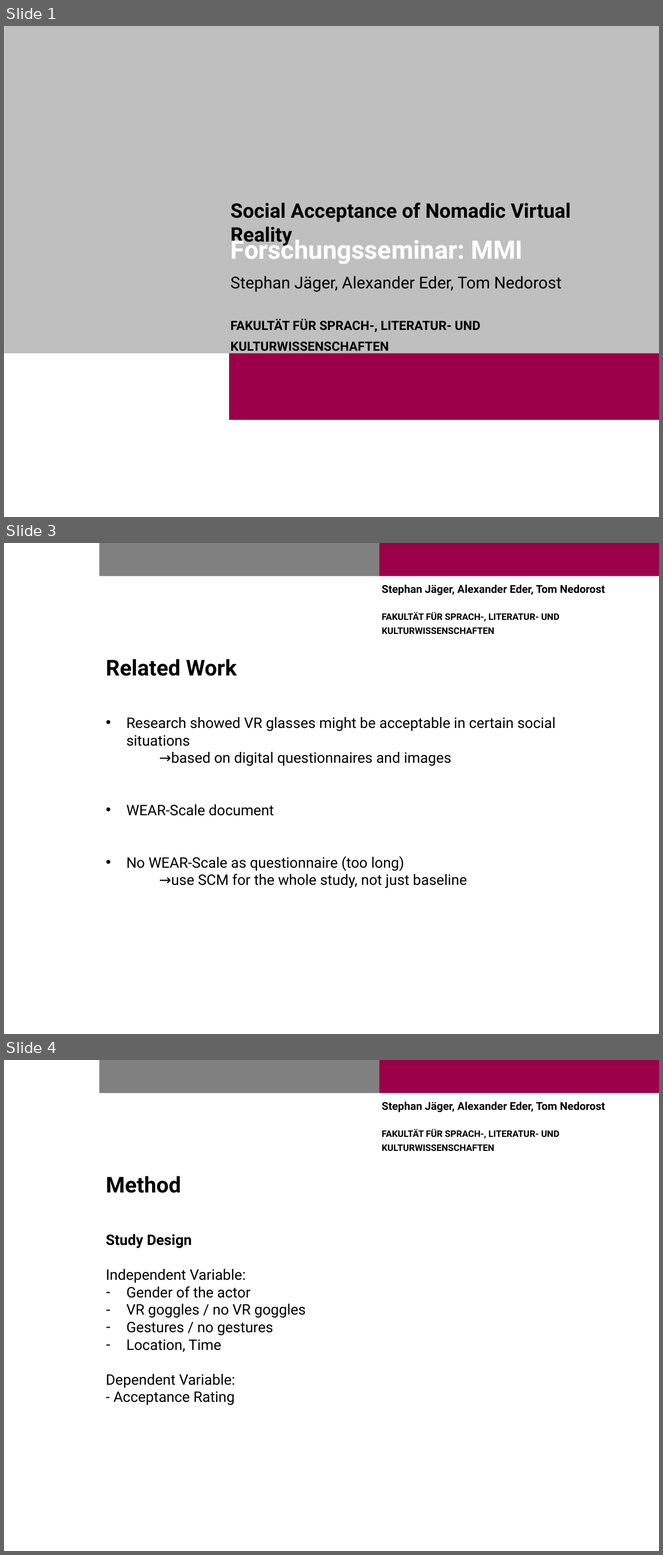
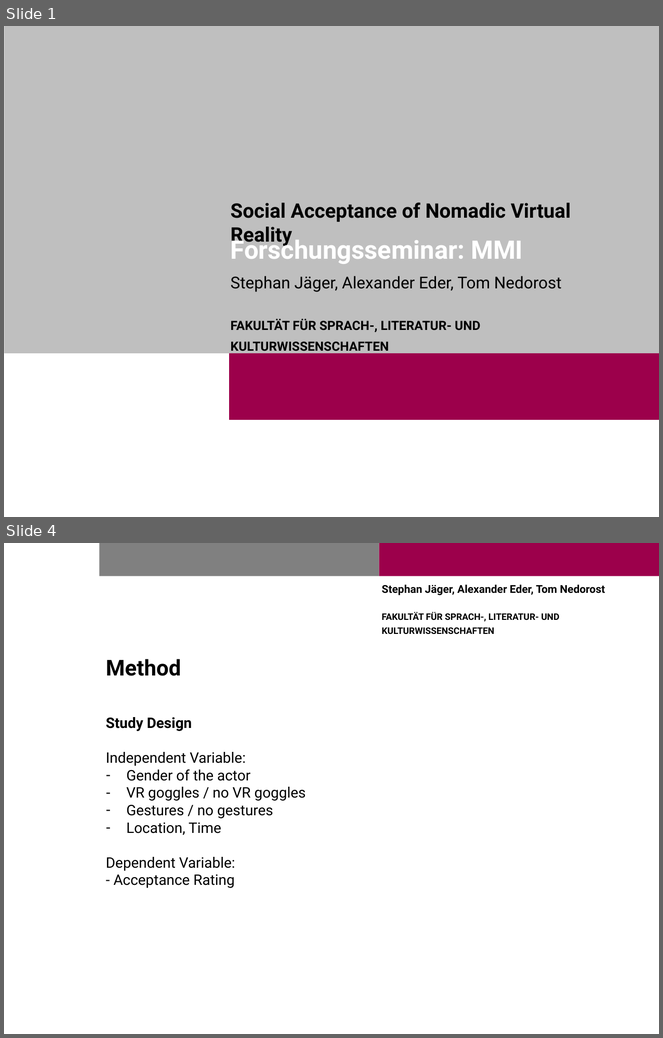
Before and after one commit to tomNedorost/MMI, a slide deck: Präsentationen/präs_MMI_Nomadic Acceptance_3.pptx. Shown one above the other, each under a label of ours: slides 1, 3 and 4 before the commit, slides 1 and 4 after it; the slides between them are not shown. The pictures are 663x1555 and 663x1038 pixels, drawn with LibreOffice and Linux fonts; fonts in the diff are those of the drawing; background and template pictures are left out. Boxes give left, top, right and bottom in pixels: in the first picture for what was removed or moved away, otherwise in the second. Text is boxed around its words. In the diff, an @@ line names an element or a change of style, - is before the commit and + after.

```diff
--- a/Präsentationen/präs_MMI_Nomadic Acceptance_3.pptx
+++ b/Präsentationen/präs_MMI_Nomadic Acceptance_3.pptx
@@ slide 3 removed at <box>4,543,659,1034</box>, background #FFFFFF; not listed: 3 template elements that a slide beside it also shows @@
@@ title removed at <box>106,659,237,676</box> @@
-Related Work
@@ text removed at <box>126,717,556,888</box> @@
-• Research showed VR glasses might be acceptable in certain social situations
-  →based on digital questionnaires and images
-• WEAR-Scale document
-• No WEAR-Scale as questionnaire (too long)
-  →use SCM for the whole study, not just baseline
```
Also in this commit, not shown: 1 slide changed, 2 slides added, 13 other files.
